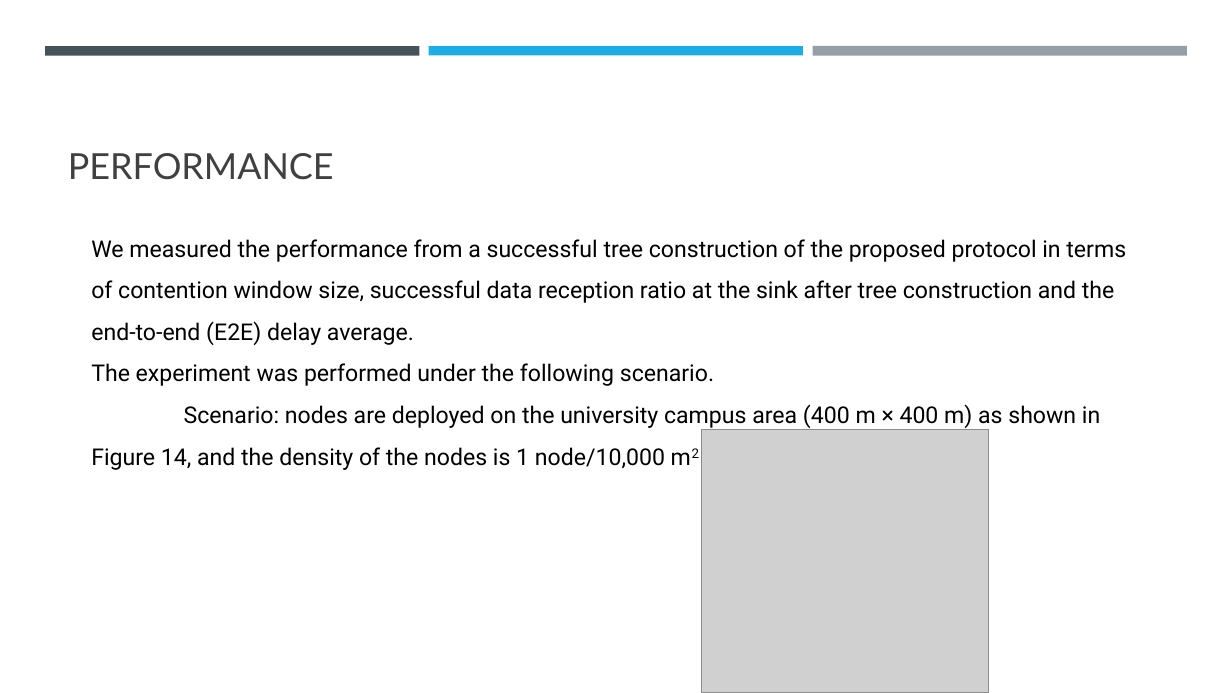
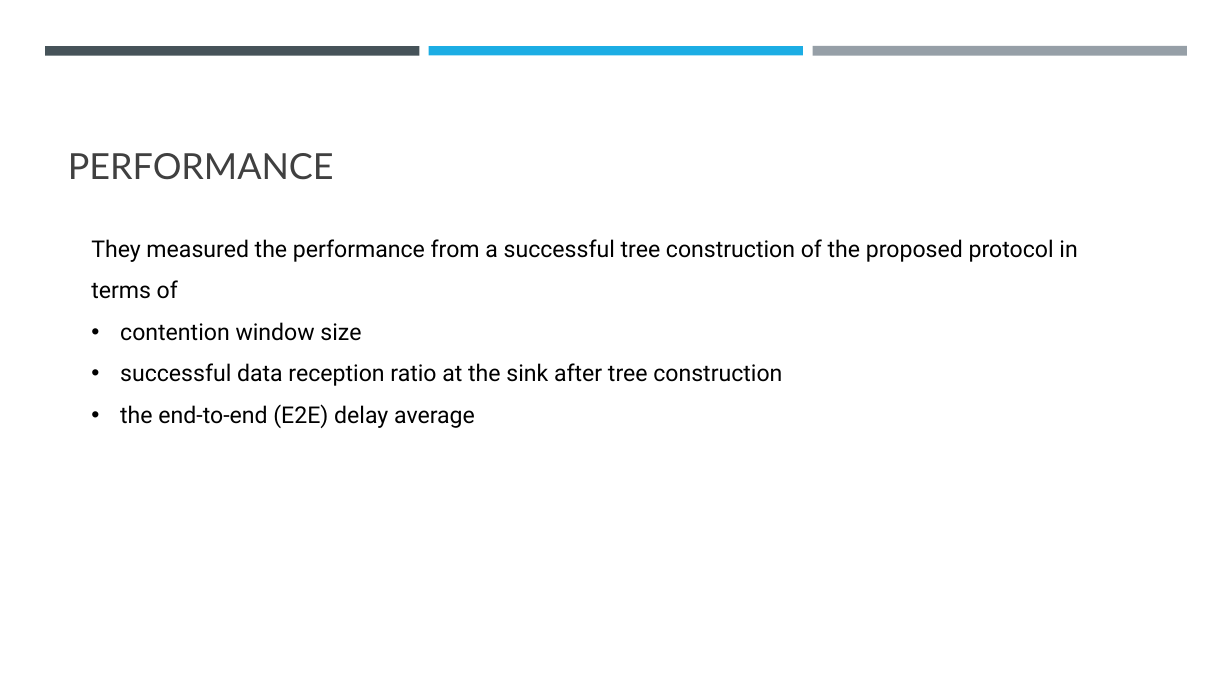
Before and after one commit to Wanarut/Review_literature, a slide deck: slide 39 of Multi-Hop LoRa Network Protocol with Minimized Latency.pptx. Drawn at 1232x693 pixels with LibreOffice and Linux fonts; fonts in the diff are those of the drawing; grey boxes stand for pictures. Boxes give left, top, right and bottom in pixels: in the first picture for what was removed or moved away, otherwise in the second. Text is boxed around its words. In the diff, an @@ line names an element or a change of style, - is before the commit and + after.

```diff
--- a/Multi-Hop LoRa Network Protocol with Minimized Latency.pptx
+++ b/Multi-Hop LoRa Network Protocol with Minimized Latency.pptx
@@ text at box(91, 239, 1077, 428): text changed @@
-We measured the performance from a successful tree construction of the proposed protocol in terms of contention window size, successful data reception ratio at the sink after tree construction and the end-to-end (E2E) delay average.
-The experiment was performed under the following scenario.
-Scenario: nodes are deployed on the university campus area (400 m × 400 m) as shown in Figure 14, and the density of the nodes is 1 node/10,000 m2
+They measured the performance from a successful tree construction of the proposed protocol in terms of
+• contention window size
+• successful data reception ratio at the sink after tree construction
+• the end-to-end (E2E) delay average
@@ picture removed at box(702, 430, 989, 693) @@
```
Also in this commit, not shown: 30 other slides changed, 3 slides added.
